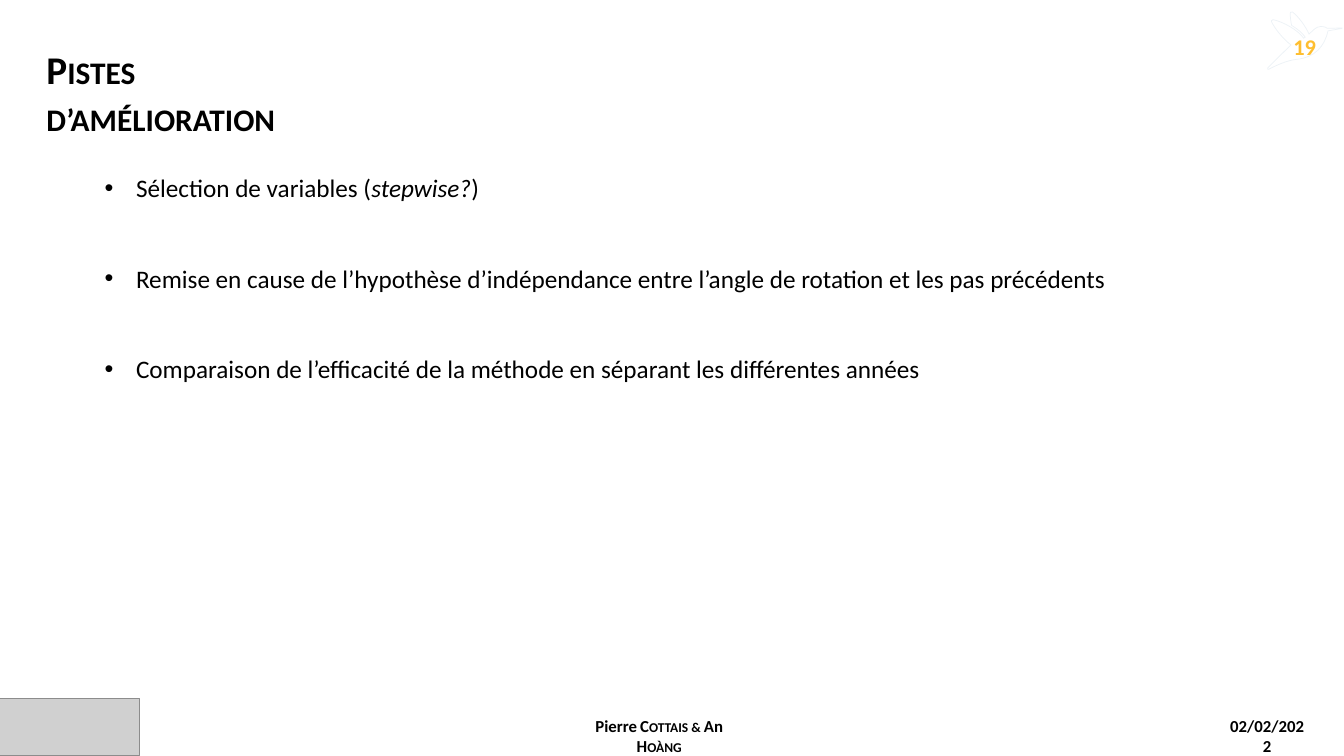
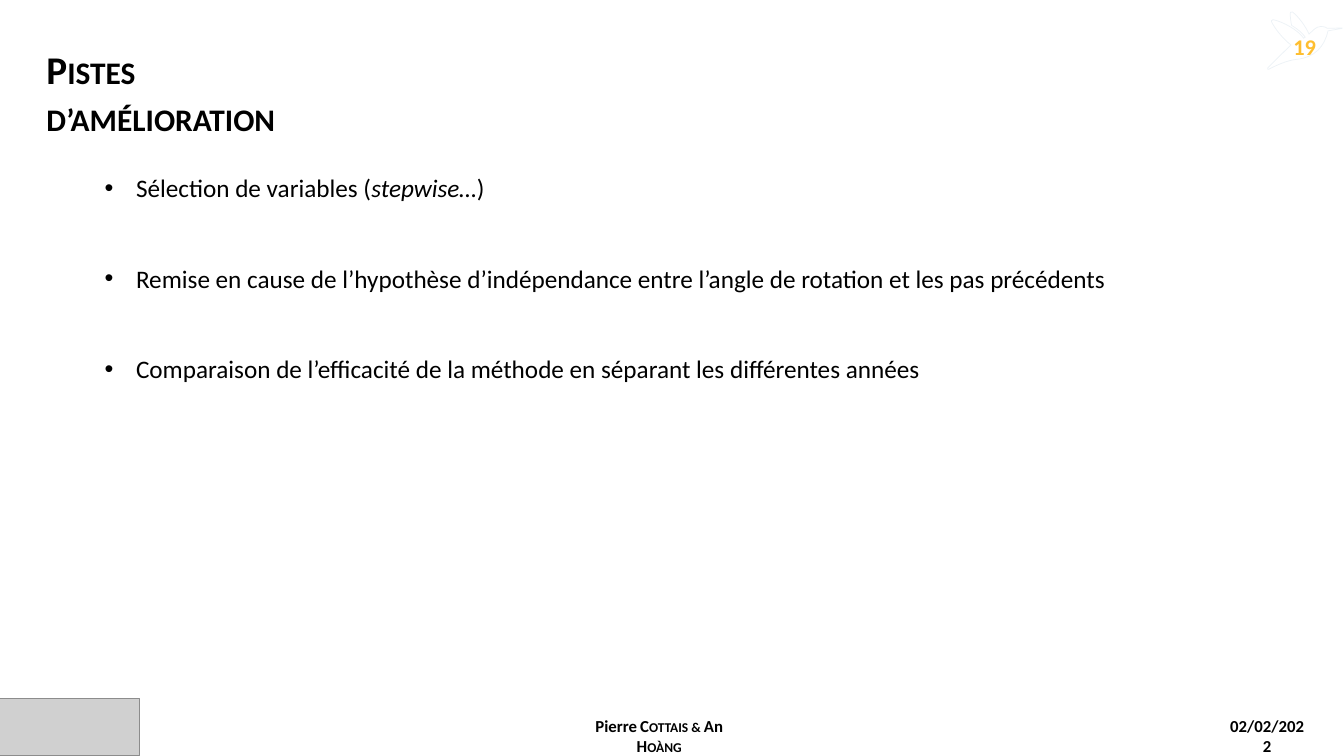
Before and after one commit to PCottais/puffin_scopoli, a slide deck: slide 19 of pres_soutenance_v4.pptx. Drawn at 1344x756 pixels with LibreOffice and Linux fonts; fonts in the diff are those of the drawing; grey boxes stand for pictures. Boxes give left, top, right and bottom in pixels: in the first picture for what was removed or moved away, otherwise in the second. Text is boxed around its words. In the diff, an @@ line names an element or a change of style, - is before the commit and + after.

```diff
--- a/pres_soutenance_v4.pptx
+++ b/pres_soutenance_v4.pptx
@@ text at (136, 178, 484, 201): text changed @@
-• Sélection de variables (stepwise?)
+• Sélection de variables (stepwise…)
```
Also in this commit, not shown: 16 other slides changed.
